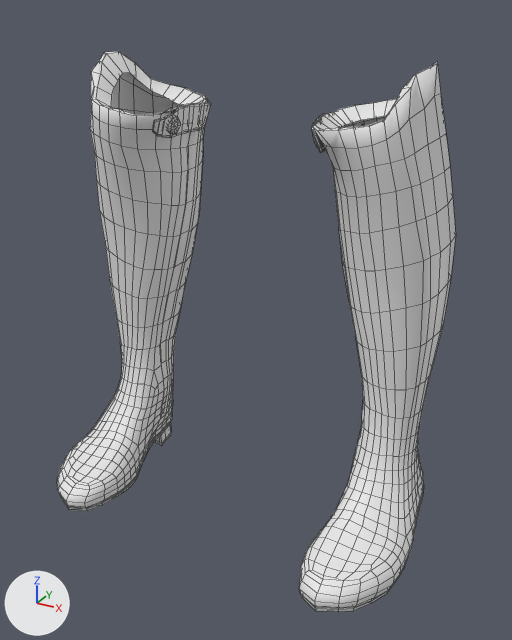
The FBX model unity/Assets/SecondFace/People/Player/player_f__punkduck_riding_boots.fbx: old version first, new version second.
Rendered twice from a 50 mm camera at (0.372, -0.715, 0.537) aimed at (0.025, -0.084, 0.222). The axes (+X, +Y, +Z) are drawn at lower left. The lights are the same throughout. The picture after the commit comes second. Mesh edges are drawn as thin lines. Objects named as collision shapes, trigger or cutter boxes, shadow casters or lower levels of detail are left out.

In view in the first picture: 'Cloth_punkduck_riding_boots_LOD0'.
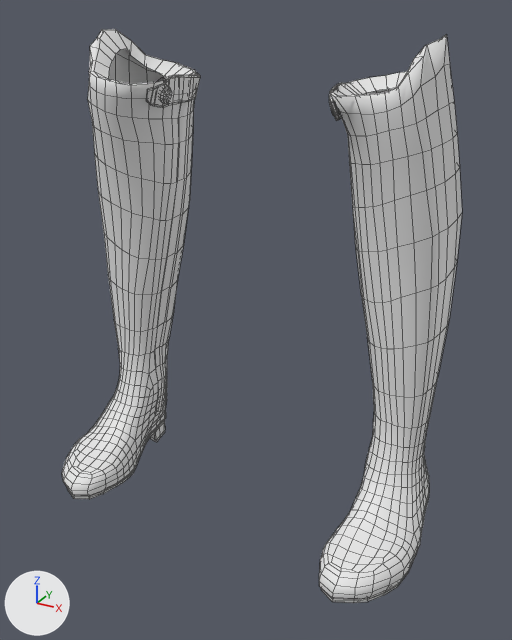
The newer file adds a shape key; the second version is drawn at full value of the shape key 'body-legs-incr' of 'Cloth_punkduck_riding_boots_LOD0', and the change is written as the vertex moves it makes.

Boxes (x1, y1, x2, y2) around the edits, measured in the pictures (512 x 640 px; the box of a moved part takes in the faces that stretch with it):
'Cloth_punkduck_riding_boots_LOD0', reshaped
    before: (57, 51, 456, 612)
    after: (62, 29, 462, 603)
part 1 of me_cloth_punkduck_riding_boots_lod0, moved or reshaped
    before: (312, 113, 364, 153)
    after: (329, 83, 376, 120)
part 2 of me_cloth_punkduck_riding_boots_lod0, moved or reshaped
    before: (313, 135, 323, 148)
    after: (329, 99, 339, 116)
part 3 of me_cloth_punkduck_riding_boots_lod0, moved or reshaped
    before: (153, 99, 211, 138)
    after: (146, 73, 200, 107)
part 4 of me_cloth_punkduck_riding_boots_lod0, moved or reshaped
    before: (167, 116, 180, 135)
    after: (160, 85, 172, 104)
part 5 of me_cloth_punkduck_riding_boots_lod0, moved or reshaped
    before: (299, 62, 456, 612)
    after: (319, 35, 462, 603)
part 6 of me_cloth_punkduck_riding_boots_lod0, moved or reshaped
    before: (57, 51, 207, 511)
    after: (62, 29, 197, 499)

The change, as a diff of the scene's bpy script:
```diff
--- a/unity/Assets/SecondFace/People/Player/player_f__punkduck_riding_boots.fbx.py
+++ b/unity/Assets/SecondFace/People/Player/player_f__punkduck_riding_boots.fbx.py
@@ me_cloth_punkduck_riding_boots_lod0 @@
 # used by ob_cloth_punkduck_riding_boots_lod0; location = (0.0, 0.0, 0.0)
-me_cloth_punkduck_riding_boots_lod0.from_pydata(...)  # 1946 vertices, 1900 faces; spans x -0.226..0.226, y -0.215..0.042, z -0.026..0.493
+me_cloth_punkduck_riding_boots_lod0.from_pydata(...)  # 1946 vertices, 1900 faces; spans x -0.232..0.232, y -0.195..0.038, z -0.026..0.516
+# me_cloth_punkduck_riding_boots_lod0 part 1: the loose piece of 80 vertices spanning x 0.075..0.102, y -0.094..0.014, z 0.409..0.442 is scaled about its middle by (0.902, 0.923, 0.959), then moved by (0.013, 0.004, 0.03)
+# me_cloth_punkduck_riding_boots_lod0 part 2: the loose piece of 49 vertices spanning x 0.08..0.091, y -0.079..-0.059, z 0.412..0.433 is moved by (0.013, 0.006, 0.03)
+# me_cloth_punkduck_riding_boots_lod0 part 3: the loose piece of 80 vertices spanning x -0.102..-0.075, y -0.094..0.014, z 0.409..0.442 is scaled about its middle by (0.902, 0.923, 0.959), then moved by (-0.013, 0.004, 0.03)
+# me_cloth_punkduck_riding_boots_lod0 part 4: the loose piece of 49 vertices spanning x -0.091..-0.08, y -0.079..-0.059, z 0.412..0.433 is moved by (-0.013, 0.006, 0.03)
+# me_cloth_punkduck_riding_boots_lod0 part 5: 844 of 1946 vertices moved; they spanned x 0.077..0.226, y -0.215..0.042, z -0.026..0.493 and now span x 0.092..0.232, y -0.195..0.038, z -0.026..0.516; mean shift (0.01, 0.007, 0.004); largest move (0.119, -0.091, 0.398) -> (0.13, -0.084, 0.429)
+# me_cloth_punkduck_riding_boots_lod0 part 6: 844 of 1946 vertices moved; they spanned x -0.226..-0.077, y -0.215..0.042, z -0.026..0.493 and now span x -0.232..-0.092, y -0.195..0.038, z -0.026..0.516; mean shift (-0.01, 0.007, 0.004); largest move (-0.119, -0.091, 0.398) -> (-0.13, -0.084, 0.429)
 me_cloth_punkduck_riding_boots_lod0.materials.append(mat_mat_cloth_punkduck_riding_boots_d)
```
